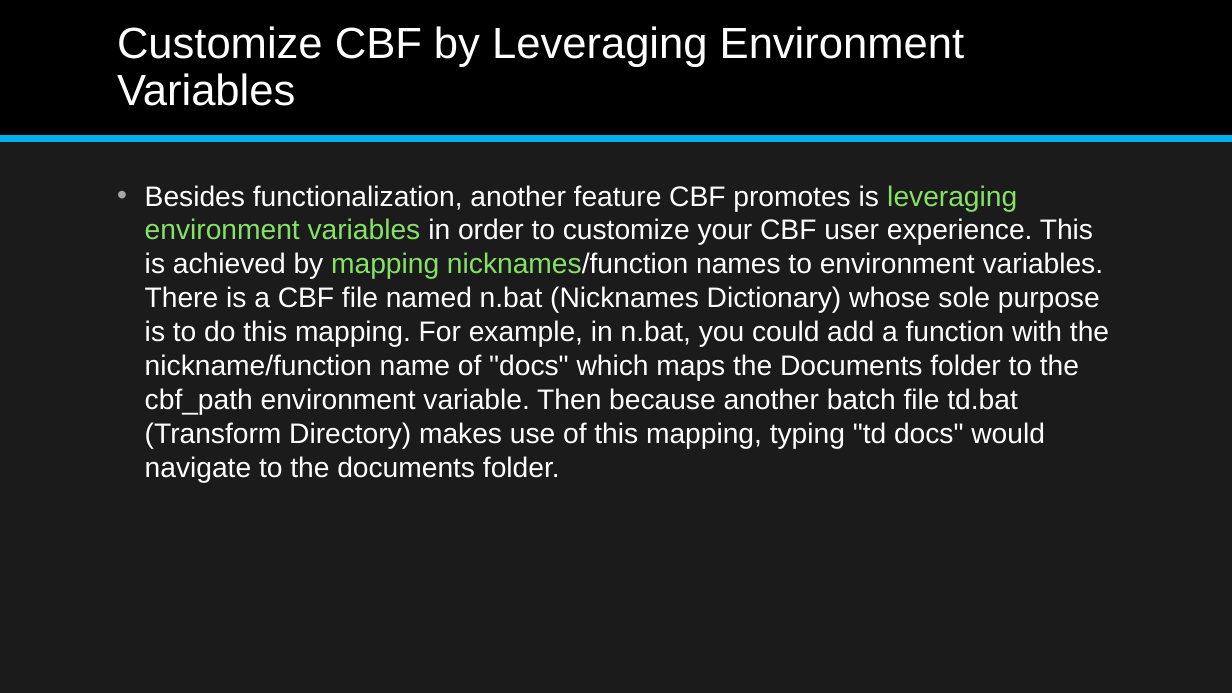
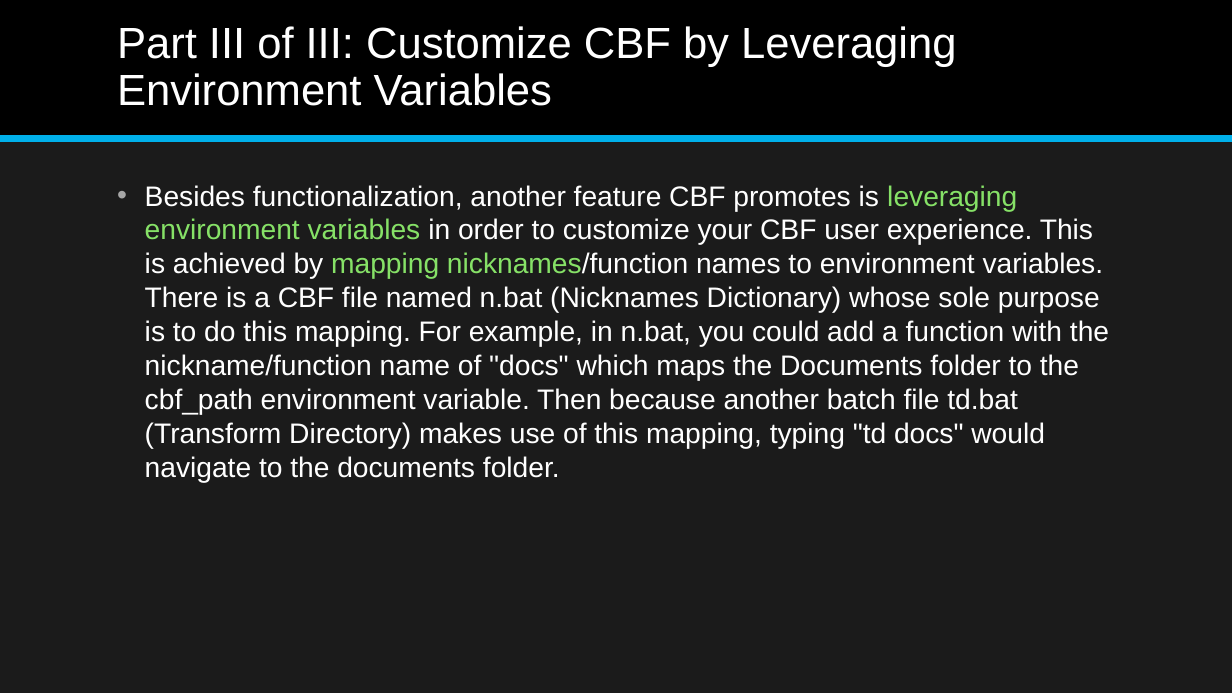
Before and after one commit to jonathan-r-jones/Composable-Batch-Files, a slide deck: slide 12 of Composable Batch File Helper.pptx (slide 13 before the commit). Drawn at 1232x693 pixels with LibreOffice and Linux fonts; fonts in the diff are those of the drawing. Boxes give left, top, right and bottom in pixels: in the first picture for what was removed or moved away, otherwise in the second. Text is boxed around its words. In the diff, an @@ line names an element or a change of style, - is before the commit and + after.

```diff
--- a/Composable Batch File Helper.pptx
+++ b/Composable Batch File Helper.pptx
@@ title at (x1=117, y1=26, x2=957, y2=106): text changed @@
-Customize CBF by Leveraging Environment Variables
+Part III of III: Customize CBF by Leveraging Environment Variables
```
Also in this commit, not shown: 4 other slides changed, 1 slide removed, 3 other files.
